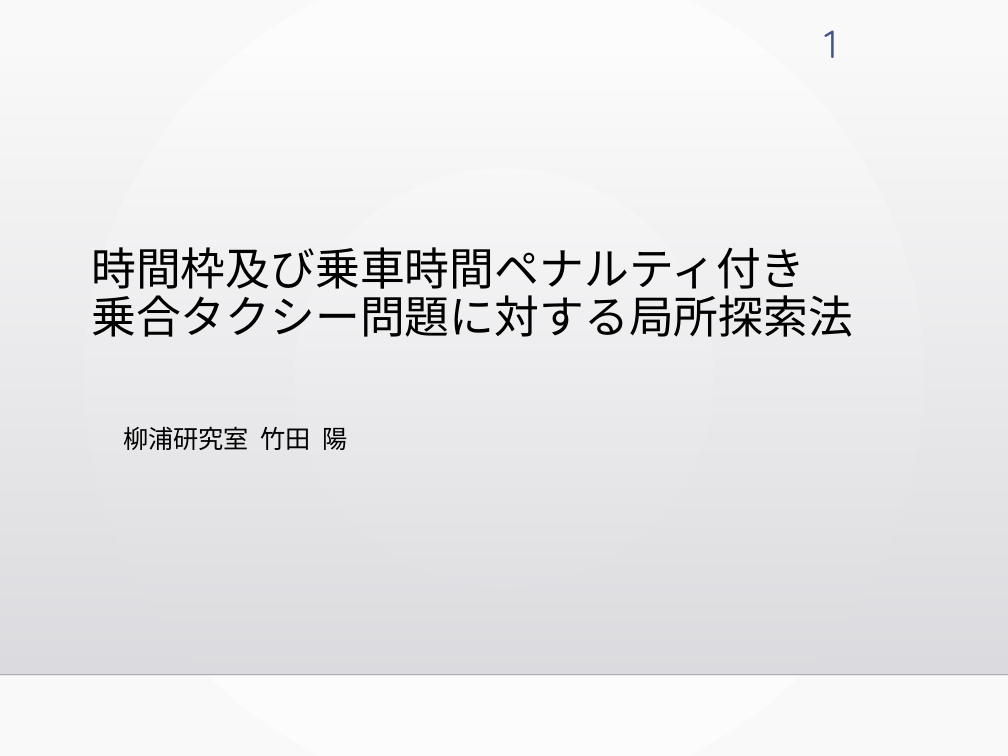
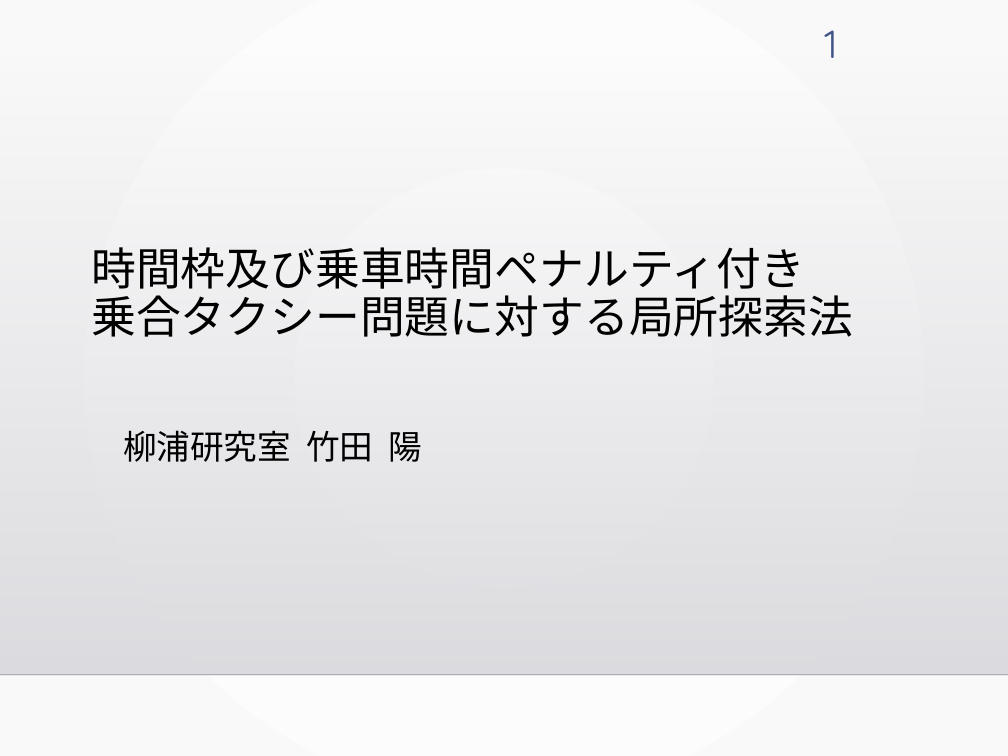
Before and after one commit to kotaro400/DARP, a slide deck: slide 1 of 卒論発表_10分用.pptx. Drawn at 1008x756 pixels with LibreOffice and Linux fonts; fonts in the diff are those of the drawing; background and template pictures are left out. Boxes give left, top, right and bottom in pixels: in the first picture for what was removed or moved away, otherwise in the second. Text is boxed around its words. In the diff, an @@ line names an element or a change of style, - is before the commit and + after.

```diff
--- a/卒論発表_10分用.pptx
+++ b/卒論発表_10分用.pptx
@@ subtitle "柳浦研究室 竹田 陽" at bbox=[123, 430, 422, 462]: size 18 to 24 pt @@
```
Also in this commit, not shown: 2 other slides changed.
